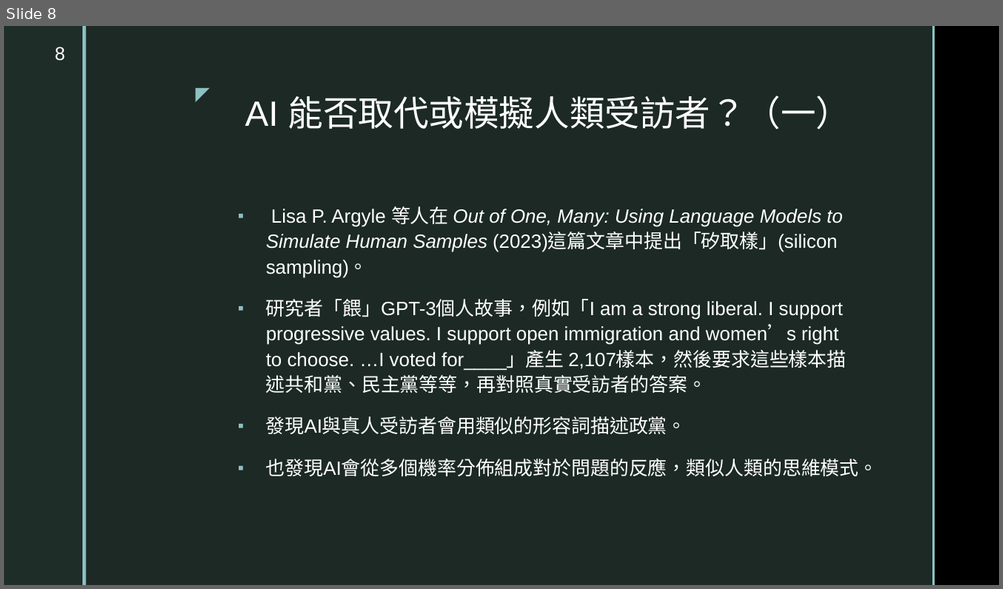
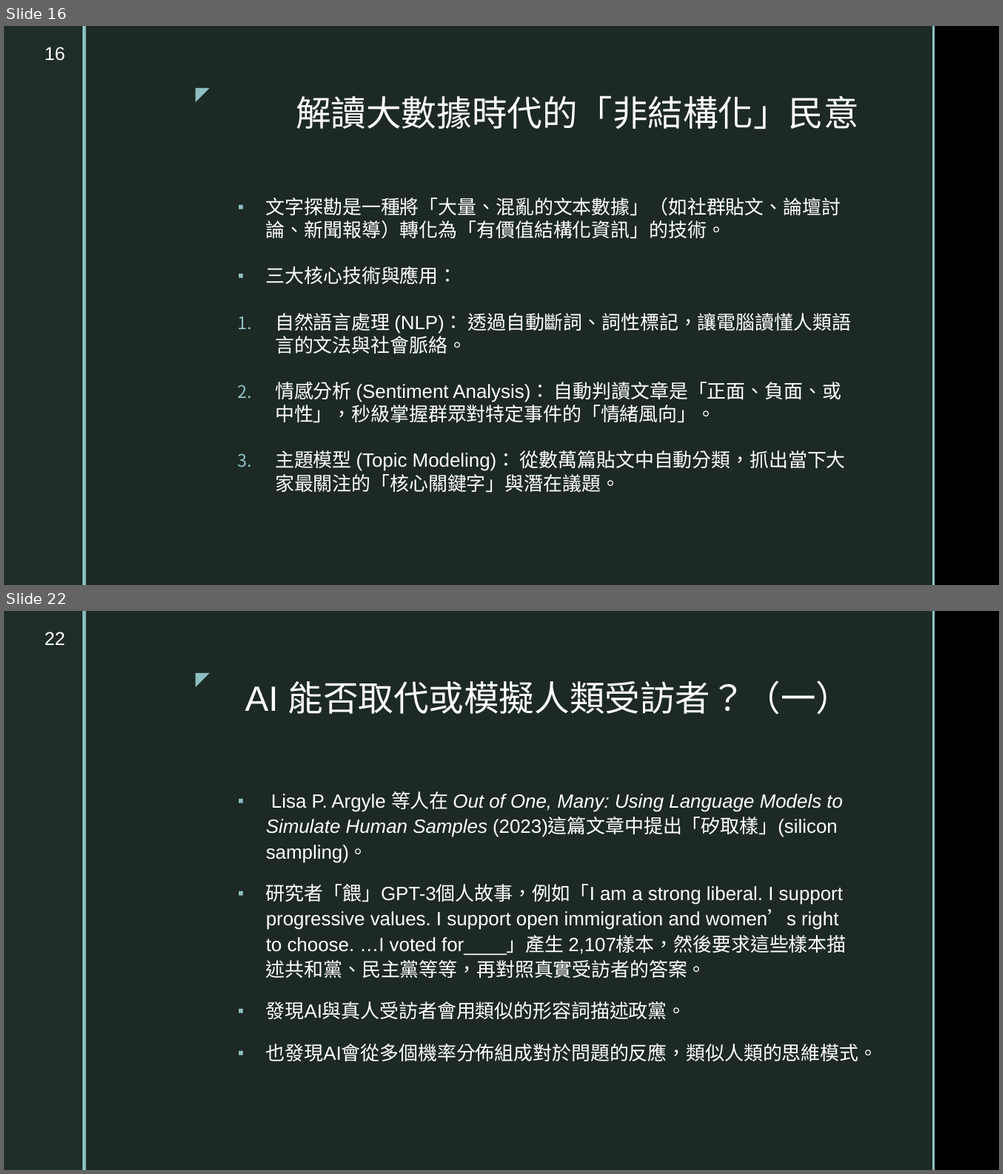
Before and after one commit to TsaiChiahung/PublicOpinion2026, a slide deck: 投影片/民意與調查Week12.pptx. Shown one above the other, each under a label of ours: slide 8 before the commit, slides 16 and 22 after it; the slides between them are not shown. The pictures are 1003x589 and 1003x1174 pixels, drawn with LibreOffice and Linux fonts; fonts in the diff are those of the drawing; background and template pictures are left out. Boxes give left, top, right and bottom in pixels: in the first picture for what was removed or moved away, otherwise in the second. Text is boxed around its words. In the diff, an @@ line names an element or a change of style, - is before the commit and + after.

```diff
--- a/投影片/民意與調查Week12.pptx
+++ b/投影片/民意與調查Week12.pptx
@@ slide 16 added at <box>4,26,999,585</box>, background picture (left out); not listed: 5 template elements that a slide beside it also shows @@
@@ page number added at <box>45,47,65,61</box>, 18 pt, text #FFFFFF @@
+16
@@ title added at <box>296,96,859,129</box>, 34 pt, text #FFFFFF @@
+解讀大數據時代的「非結構化」民意
@@ text added at <box>266,198,850,493</box>, 18.5 pt, text #FFFFFF @@
+▪ 文字探勘是一種將「大量、混亂的文本數據」（如社群貼文、論壇討論、新聞報導）轉化為「有價值結構化資訊」的技術。
+▪ 三大核心技術與應用：
+1. 自然語言處理 (NLP)： 透過自動斷詞、詞性標記，讓電腦讀懂人類語言的文法與社會脈絡。
+2. 情感分析 (Sentiment Analysis)： 自動判讀文章是「正面、負面、或中性」，秒級掌握群眾對特定事件的「情緒風向」。
+3. 主題模型 (Topic Modeling)： 從數萬篇貼文中自動分類，抓出當下大家最關注的「核心關鍵字」與潛在議題。
@@ what was slide 8 is now slide 22 @@
@@ page number at <box>45,632,65,645</box>: text changed @@
-8
+22
```
Also in this commit, not shown: 3 slides changed, 17 other slides added.
